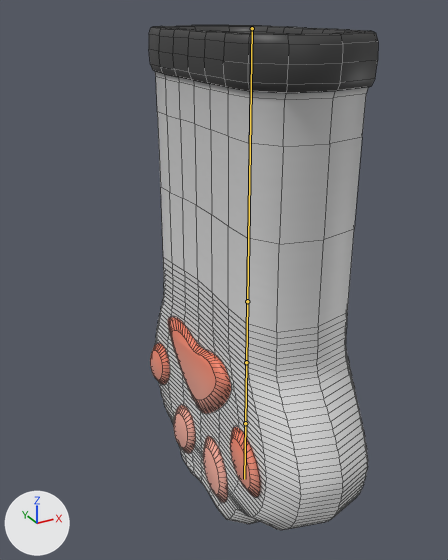
Two versions of the FBX model Assets/3DModels/Alpha/Hands/kitchen_gloves.fbx, one commit apart.
One viewpoint serves both versions: a 50 mm lens placed at (-0.185, -0.305, 0.01), pointed at (-0.019, -0.004, -0.14). Every picture has the same lights, and +X, +Y and +Z are marked at lower left. The older version comes first. The bones that bend it are drawn over the model as lines. Mesh edges are drawn as thin lines.

The first picture shows 'Luva.v5.001'.
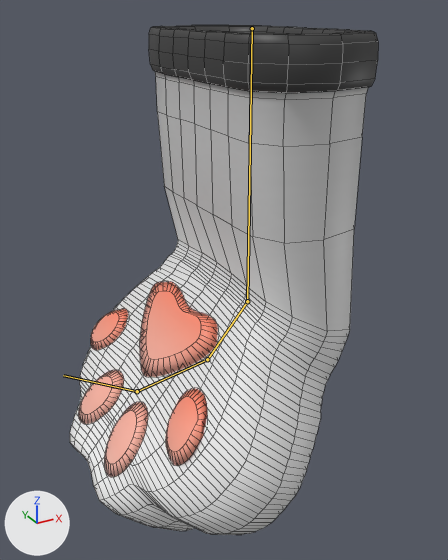
The newer file adds an action. The first version stands in its rest pose; the second is drawn at frame 1 of the action 'Grab'.

Location of each change, [x1, y1, x2, y2] in pixels of the pictures (448 x 560 px):
'Luva.v5.001', posed (34% wider)
    before: [149, 25, 378, 530]
    after: [70, 25, 378, 535]
bone 'Bone.001', root to tip
    before: (247, 301) to (246, 362)
    after: (247, 301) to (207, 359)
bone 'Bone.002', root to tip
    before: (246, 362) to (245, 423)
    after: (207, 359) to (137, 391)
bone 'Bone.003', root to tip
    before: (245, 423) to (244, 479)
    after: (137, 391) to (63, 375)

The change in detail:
Bone 'Bone.001' (bone_bone_001) turns from (0, 0, 0) to (40, 0, 0) degrees about its own x, y and z.
Bone 'Bone.002' (bone_bone_002) turns from (0, 0, 0) to (40, 0, 0) degrees about its own x, y and z.
Bone 'Bone.003' (bone_bone_003) turns from (0, 0, 0) to (40, 0, 0) degrees about its own x, y and z.
